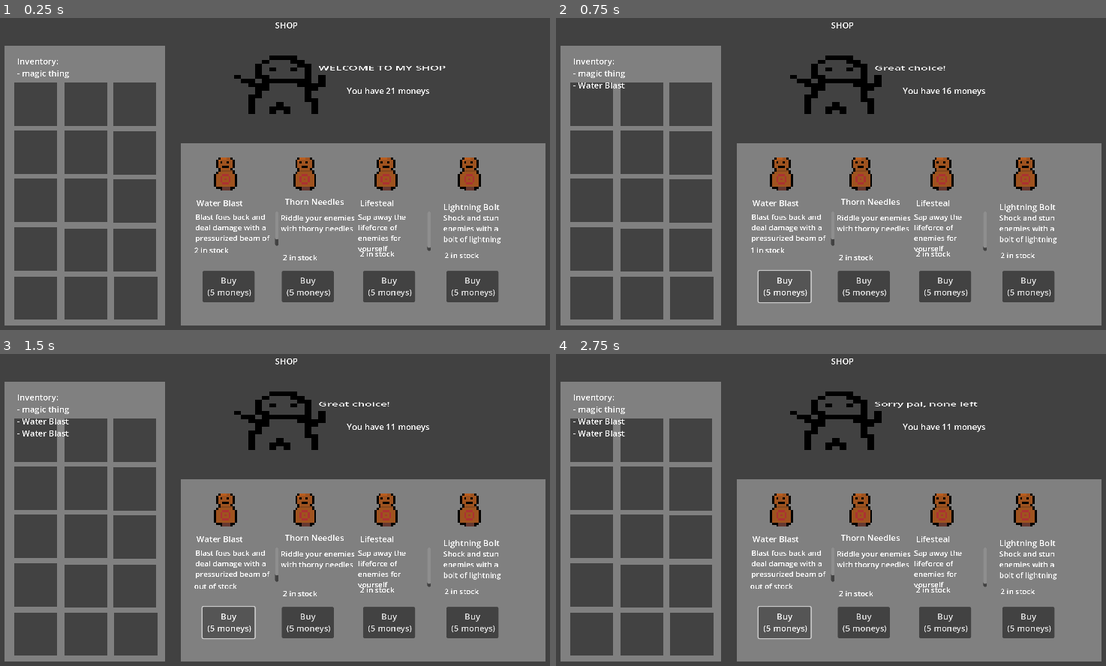
Above: before the commit, frames 1-4 (two rows, left to right).
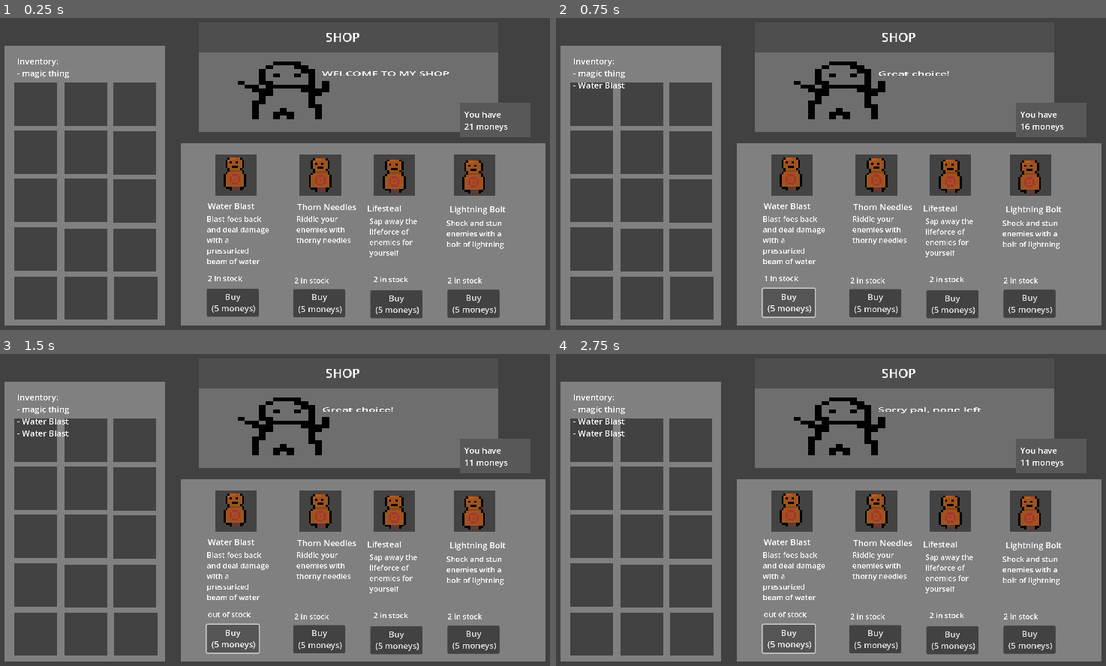
Above: after the commit, the same moments.

Repository: CoderXam/UntitledGameJame104
Game: Godot game, scene res://Scenes/shop/shop_scene.tscn
Same seed, same stepped clock (60 frames per second), same inputs: the game is played once before the commit and once after it.
Inputs:
- Up to frame 1 (0.25 s): no input
- Up to frame 2 (0.75 s): click "Buy (5 moneys)" at 0.5 s
- Up to frame 3 (1.5 s): click "Buy (5 moneys)" at 1.25 s
- Up to frame 4 (2.75 s): click "Buy (5 moneys)" at 2 s

The runs differ from the first frame. In frame 1, 24% of the frame differs, in the area x 35-93%, y 1-97%; in frame 2, 24%; in frame 3, 24%; in frame 4, 24%.

Commit message:
shop look better

Diff:
--- a/Scenes/shop/shop_scene.gd
+++ b/Scenes/shop/shop_scene.gd
@@ -65,7 +65,7 @@
 
 # Called every frame. 'delta' is the elapsed time since the previous frame.
 func _process(delta: float) -> void:
-	$Balance.text = "You have " + str(PlayerData1.currency) + " moneys"
+	$Balance.text = "You have \n" + str(PlayerData1.currency) + " moneys"
 
 # Displays list of items in inventory
 func refresh_inventory() -> void:
--- a/Scenes/shop/shop_scene.tscn
+++ b/Scenes/shop/shop_scene.tscn
@@ -8,7 +8,11 @@
 
 [sub_resource type="QuadMesh" id="QuadMesh_sc53u"]
 
+[sub_resource type="QuadMesh" id="QuadMesh_c5l4o"]
+
 [sub_resource type="QuadMesh" id="QuadMesh_cq37w"]
+
+[sub_resource type="QuadMesh" id="QuadMesh_sr8lg"]
 
 [node name="ShopScene" type="Node2D"]
 scale = Vector2(0.5, 0.5)
@@ -26,6 +30,30 @@
 scale = Vector2(700, 350)
 mesh = SubResource("QuadMesh_sc53u")
 
+[node name="MeshInstance2D" type="MeshInstance2D" parent="Shelf"]
+modulate = Color(0.521141, 0.521141, 0.52114, 1)
+position = Vector2(-0.348571, -0.325714)
+scale = Vector2(0.114286, 0.228571)
+mesh = SubResource("QuadMesh_c5l4o")
+
+[node name="MeshInstance2D2" type="MeshInstance2D" parent="Shelf"]
+modulate = Color(0.521141, 0.521141, 0.52114, 1)
+position = Vector2(-0.117143, -0.325714)
+scale = Vector2(0.114286, 0.228571)
+mesh = SubResource("QuadMesh_c5l4o")
+
+[node name="MeshInstance2D3" type="MeshInstance2D" parent="Shelf"]
+modulate = Color(0.521141, 0.521141, 0.52114, 1)
+position = Vector2(0.086, -0.326)
+scale = Vector2(0.114286, 0.228571)
+mesh = SubResource("QuadMesh_c5l4o")
+
+[node name="MeshInstance2D4" type="MeshInstance2D" parent="Shelf"]
+modulate = Color(0.521141, 0.521141, 0.52114, 1)
+position = Vector2(0.306, -0.326)
+scale = Vector2(0.114286, 0.228571)
+mesh = SubResource("QuadMesh_c5l4o")
+
 [node name="Inventory2" type="MeshInstance2D" parent="."]
 modulate = Color(0.501407, 0.501406, 0.501406, 1)
 position = Vector2(180, 336.5)
@@ -122,10 +150,41 @@
 scale = Vector2(0.268831, 0.154334)
 mesh = SubResource("QuadMesh_cq37w")
 
+[node name="MeshInstance2D" type="MeshInstance2D" parent="."]
+modulate = Color(0.43134, 0.43134, 0.43134, 1)
+position = Vector2(686, 128)
+scale = Vector2(574.763, 209.86)
+mesh = SubResource("QuadMesh_sr8lg")
+
+[node name="MeshInstance2D3" type="MeshInstance2D" parent="."]
+modulate = Color(0.344076, 0.344076, 0.344076, 1)
+position = Vector2(968, 210)
+scale = Vector2(136, 66)
+mesh = SubResource("QuadMesh_sr8lg")
+
+[node name="MeshInstance2D2" type="MeshInstance2D" parent="."]
+modulate = Color(0.306923, 0.306923, 0.306923, 1)
+position = Vector2(686, 51.535)
+scale = Vector2(574.763, 56.93)
+mesh = SubResource("QuadMesh_sr8lg")
+
+[node name="Shopkeeper" type="Sprite2D" parent="."]
+position = Vector2(568, 150)
+scale = Vector2(13.5, 7.4375)
+texture = ExtResource("3_6yepq")
+
+[node name="Welcome" type="RichTextLabel" parent="Shopkeeper"]
+offset_left = 5.48149
+offset_top = -5.2437
+offset_right = 273.481
+offset_bottom = 34.7563
+scale = Vector2(0.1, 0.1)
+text = "WELCOME TO MY SHOP"
+
 [node name="rune1" type="TextureRect" parent="."]
-offset_left = 420.0
+offset_left = 438.0
 offset_top = 282.0
-offset_right = 484.0
+offset_right = 502.0
 offset_bottom = 346.0
 texture = ExtResource("2_eub30")
 
@@ -136,45 +195,45 @@
 anchor_top = 0.5
 anchor_right = 0.5
 anchor_bottom = 0.5
-offset_left = -46.0
-offset_top = 186.0
-offset_right = 54.0
-offset_bottom = 246.0
+offset_left = -56.0
+offset_top = 222.0
+offset_right = 44.0
+offset_bottom = 272.0
 grow_horizontal = 2
 grow_vertical = 2
 text = "buy"
 
 [node name="description" type="RichTextLabel" parent="rune1"]
 layout_mode = 0
-offset_left = -28.0
-offset_top = 104.0
-offset_right = 150.0
-offset_bottom = 177.0
+offset_left = -24.0
+offset_top = 108.0
+offset_right = 118.0
+offset_bottom = 237.0
 scale = Vector2(0.9, 0.9)
 text = "descrption: lorem ipsum skibidi bap mmmmmm "
 
 [node name="name" type="RichTextLabel" parent="rune1"]
 layout_mode = 0
-offset_left = -26.0
-offset_top = 76.0
-offset_right = 108.0
-offset_bottom = 116.0
+offset_left = -22.0
+offset_top = 82.0
+offset_right = 112.0
+offset_bottom = 122.0
 text = "name"
 
 [node name="stock" type="RichTextLabel" parent="rune1"]
 layout_mode = 0
-offset_left = -30.0
-offset_top = 168.0
-offset_right = 98.0
-offset_bottom = 208.0
+offset_left = -22.0
+offset_top = 222.0
+offset_right = 106.0
+offset_bottom = 262.0
 scale = Vector2(0.9, 0.9)
 text = "1 In stock"
 
 [node name="rune2" type="TextureRect" parent="."]
-offset_left = 572.0
-offset_top = 282.0
-offset_right = 636.0
-offset_bottom = 346.0
+offset_left = 602.0
+offset_top = 284.0
+offset_right = 666.0
+offset_bottom = 348.0
 texture = ExtResource("2_eub30")
 
 [node name="buy" type="Button" parent="rune2"]
@@ -184,10 +243,10 @@
 anchor_top = 0.5
 anchor_right = 0.5
 anchor_bottom = 0.5
-offset_left = -46.0
-offset_top = 186.0
-offset_right = 54.0
-offset_bottom = 246.0
+offset_left = -54.0
+offset_top = 220.0
+offset_right = 46.0
+offset_bottom = 272.0
 grow_horizontal = 2
 grow_vertical = 2
 text = "buy"
@@ -196,33 +255,33 @@
 layout_mode = 0
 offset_left = -16.0
 offset_top = 106.0
-offset_right = 160.0
-offset_bottom = 195.0
+offset_right = 133.0
+offset_bottom = 237.0
 scale = Vector2(0.9, 0.9)
 text = "descrption: lorem ipsum skibidi bap mmmmmm "
 
 [node name="name" type="RichTextLabel" parent="rune2"]
 layout_mode = 0
-offset_left = -8.0
-offset_top = 74.0
-offset_right = 129.0
-offset_bottom = 114.0
+offset_left = -14.0
+offset_top = 82.0
+offset_right = 123.0
+offset_bottom = 122.0
 text = "name"
 
 [node name="stock" type="RichTextLabel" parent="rune2"]
 layout_mode = 0
-offset_left = -12.0
-offset_top = 182.0
-offset_right = 100.0
-offset_bottom = 222.0
+offset_left = -20.0
+offset_top = 224.0
+offset_right = 92.0
+offset_bottom = 264.0
 scale = Vector2(0.9, 0.9)
 text = "1 In stock"
 
 [node name="rune3" type="TextureRect" parent="."]
-offset_left = 728.0
-offset_top = 282.0
-offset_right = 792.0
-offset_bottom = 346.0
+offset_left = 744.0
+offset_top = 286.0
+offset_right = 808.0
+offset_bottom = 350.0
 texture = ExtResource("2_eub30")
 
 [node name="buy" type="Button" parent="rune3"]
@@ -232,45 +291,45 @@
 anchor_top = 0.5
 anchor_right = 0.5
 anchor_bottom = 0.5
-offset_left = -46.0
-offset_top = 186.0
-offset_right = 54.0
-offset_bottom = 246.0
+offset_left = -48.0
+offset_top = 220.0
+offset_right = 52.0
+offset_bottom = 272.0
 grow_horizontal = 2
 grow_vertical = 2
 text = "buy"
 
 [node name="description" type="RichTextLabel" parent="rune3"]
 layout_mode = 0
-offset_left = -24.0
-offset_top = 104.0
-offset_right = 132.0
-offset_bottom = 188.0
+offset_left = -18.0
+offset_top = 108.0
+offset_right = 124.0
+offset_bottom = 237.0
 scale = Vector2(0.9, 0.9)
 text = "descrption: lorem ipsum skibidi bap mmmmmm"
 
 [node name="name" type="RichTextLabel" parent="rune3"]
 layout_mode = 0
-offset_left = -20.0
-offset_top = 76.0
-offset_right = 133.0
-offset_bottom = 116.0
+offset_left = -22.0
+offset_top = 82.0
+offset_right = 131.0
+offset_bottom = 122.0
 text = "name"
 
 [node name="stock" type="RichTextLabel" parent="rune3"]
 layout_mode = 0
-offset_left = -20.0
-offset_top = 175.0
-offset_right = 121.0
-offset_bottom = 215.0
+offset_left = -10.0
+offset_top = 220.0
+offset_right = 131.0
+offset_bottom = 260.0
 scale = Vector2(0.9, 0.9)
 text = "1 In stock"
 
 [node name="rune4" type="TextureRect" parent="."]
-offset_left = 888.0
-offset_top = 282.0
-offset_right = 952.0
-offset_bottom = 346.0
+offset_left = 896.0
+offset_top = 288.0
+offset_right = 960.0
+offset_bottom = 352.0
 texture = ExtResource("2_eub30")
 
 [node name="buy" type="Button" parent="rune4"]
@@ -280,66 +339,55 @@
 anchor_top = 0.5
 anchor_right = 0.5
 anchor_bottom = 0.5
-offset_left = -46.0
-offset_top = 186.0
-offset_right = 54.0
-offset_bottom = 246.0
+offset_left = -52.0
+offset_top = 218.0
+offset_right = 48.0
+offset_bottom = 268.0
 grow_horizontal = 2
 grow_vertical = 2
 text = "buy"
 
 [node name="description" type="RichTextLabel" parent="rune4"]
 layout_mode = 0
+offset_left = -22.0
+offset_top = 110.0
+offset_right = 129.0
+offset_bottom = 234.0
+scale = Vector2(0.9, 0.9)
+text = "descrption: lorem ipsum skibidi bap mmmmmm "
+
+[node name="name" type="RichTextLabel" parent="rune4"]
+layout_mode = 0
+offset_left = -16.0
+offset_top = 82.0
+offset_right = 112.0
+offset_bottom = 122.0
+text = "name"
+
+[node name="stock" type="RichTextLabel" parent="rune4"]
+layout_mode = 0
 offset_left = -20.0
-offset_top = 106.0
-offset_right = 131.0
-offset_bottom = 177.0
-scale = Vector2(0.9, 0.9)
-text = "descrption: lorem ipsum skibidi bap mmmmmm "
-
-[node name="name" type="RichTextLabel" parent="rune4"]
-layout_mode = 0
-offset_left = -20.0
-offset_top = 84.0
-offset_right = 108.0
-offset_bottom = 124.0
-text = "name"
-
-[node name="stock" type="RichTextLabel" parent="rune4"]
-layout_mode = 0
-offset_left = -18.0
-offset_top = 178.0
-offset_right = 158.0
-offset_bottom = 218.0
+offset_top = 220.0
+offset_right = 156.0
+offset_bottom = 260.0
 scale = Vector2(0.9, 0.9)
 text = "1 In stock"
 
-[node name="Shopkeeper" type="Sprite2D" parent="."]
-position = Vector2(561, 139)
-scale = Vector2(13.5, 7.4375)
-texture = ExtResource("3_6yepq")
-
-[node name="Welcome" type="RichTextLabel" parent="Shopkeeper"]
-offset_left = 5.48149
-offset_top = -5.2437
-offset_right = 273.481
-offset_bottom = 34.7563
-scale = Vector2(0.1, 0.1)
-text = "WELCOME TO MY SHOP"
-
 [node name="Shop" type="RichTextLabel" parent="."]
-offset_left = 545.0
-offset_top = 17.0
-offset_right = 645.0
-offset_bottom = 57.0
+offset_left = 642.0
+offset_top = 34.0
+offset_right = 722.0
+offset_bottom = 74.0
+scale = Vector2(1.5, 1.5)
 text = "SHOP"
 
 [node name="Balance" type="RichTextLabel" parent="."]
-offset_left = 682.5
-offset_top = 142.5
-offset_right = 897.5
-offset_bottom = 182.5
-text = "You have 1 morbillion $$$"
+offset_left = 908.0
+offset_top = 188.0
+offset_right = 1038.0
+offset_bottom = 241.0
+text = "You have
+1 morbillion $$$"
 
 [node name="Inventory" type="RichTextLabel" parent="."]
 offset_left = 50.0
Not shown: 1 places in Scenes/shop/shop_scene.tscn that only renumber resources
